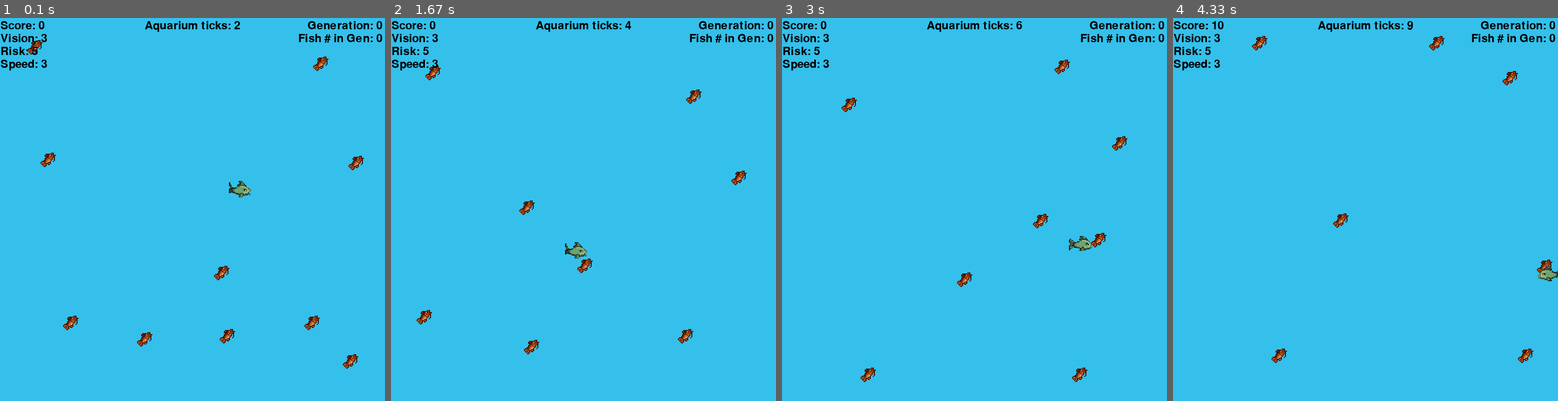
Above: before the commit, frames 1-4 (left to right).
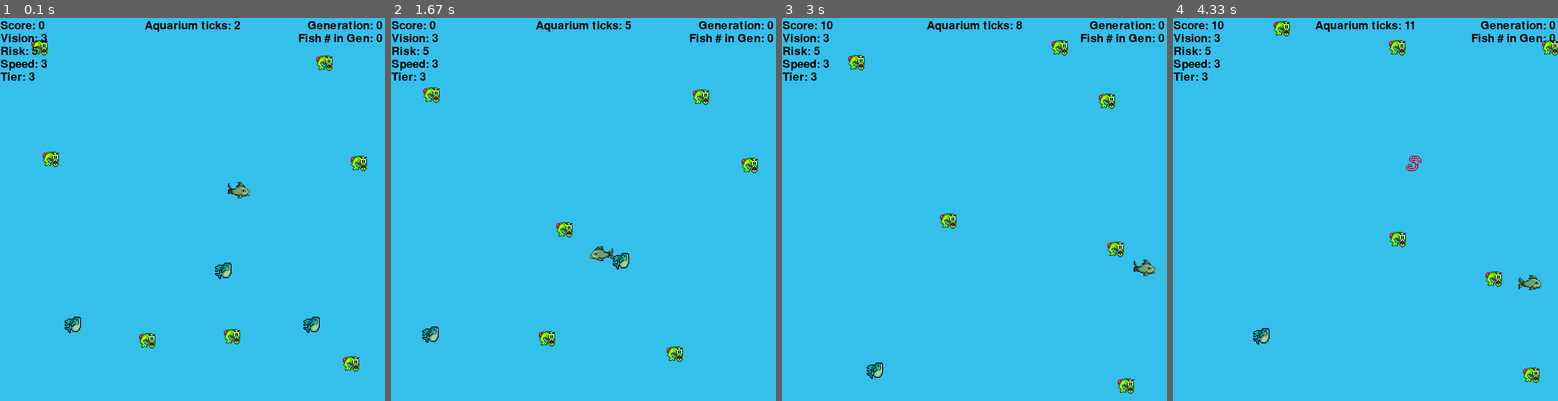
Above: after the commit, the same moments.

Repository: bwood3/B351_FinalProject
Game: pygame game, started from main.py
Same seed, same stepped clock (60 frames per second), same inputs: the game is played once before the commit and once after it.
Inputs:
- Up to frame 1 (0.1 s): no input
- Up to frame 2 (1.67 s): no input
- Up to frame 3 (3 s): no input
- Up to frame 4 (4.33 s): no input

The runs differ from the first frame. In frame 1, 1.7% of the frame differs, in the area x 0-96%, y 5-93%; in frame 2, 2.1%; in frame 3, 2.0%; in frame 4, 2.3%, in the area x 0-100%, y 0-96%.

Commit message:
pyGame with fish tiers

Diff:
--- a/PyAquarium/PyGameObject.py
+++ b/PyAquarium/PyGameObject.py
@@ -28,7 +28,7 @@
         # default direction
         self.direction = "west"
 
-    #eating clip is frame 3
+    # eating clip is at frame 3 (not yet implemented)
     def getFrame(self):
         if(self.direction == "west"):
             clip = self.westMoves[int(self.cycle%2)]
--- a/PyAquarium/PyView.py
+++ b/PyAquarium/PyView.py
@@ -28,6 +28,7 @@
         # to know last blit location of fish within this class store there memory locations in dict
         self.fishPrevLocDict = {}
         self.fishSmoothDict = {}
+        self.trainingTierCaptured = False
 
     # possible move locations on board will be a factor of cells in array/grid
     # const_dist is critical variable allowing us to print sprites in correct location
@@ -47,13 +48,15 @@
         self.OBJ_SIZE = self.HEIGHT * .067
         self.CORRECTION = self.HEIGHT * .0067
 
-        #greenEel, worm, redCarp <- move these arrays to pyGameObject
-        self.sheet1SpriteLoc = [(3.8, 5.3), (8.2, 2.6), (.9, 1.9)]
+        #greenEel (higher tier), worm (food), redCarp (lower tire), blue fish(equal tier) <- move these arrays to pyGameObject
+        self.sheet1SpriteLoc = [(3.8, 5.3), (8.2, 2.6), (.9, 1.9), (3.8, 4.4)]
         #training fish sheet
         self.westMoves = [(1,3),(1,4),(1,5)]
         self.eastMove = [(2,3),(2,4),(2,5)]
         self.trainingFish = PyFish(self.OBJ_SIZE, self.OBJ_SIZE, 'PyAquarium/Sprites/FishSheet2.png', self.fps)
-        self.npc = PyFood(self.OBJ_SIZE, self.OBJ_SIZE, 'PyAquarium/Sprites/FishSheet1.png', self.sheet1SpriteLoc[2])
+        self.npcLowerTier = PyFood(self.OBJ_SIZE, self.OBJ_SIZE, 'PyAquarium/Sprites/FishSheet1.png', self.sheet1SpriteLoc[2])
+        self.npcSameTier = PyFood(self.OBJ_SIZE, self.OBJ_SIZE, 'PyAquarium/Sprites/FishSheet1.png', self.sheet1SpriteLoc[3])
+        self.npcHigherTier = PyFood(self.OBJ_SIZE, self.OBJ_SIZE, 'PyAquarium/Sprites/FishSheet1.png', self.sheet1SpriteLoc[0])
         self.food = PyFood(self.OBJ_SIZE, self.OBJ_SIZE, 'PyAquarium/Sprites/FishSheet1.png', self.sheet1SpriteLoc[1])
 
     def setVisionView(self):
@@ -83,7 +86,16 @@
             self.grid.blit(self.trainingFish.getFrame(), targetLoc)
             self.displayFishStats(fish, fishIteration, generation)
         elif (fish.fishType == "npc"):
-            self.grid.blit(self.npc.sprite, targetLoc)
+            # lower tier
+            if(fish.initTier < self.trainingTierCaptured):
+                self.grid.blit(self.npcLowerTier.sprite, targetLoc)
+            # higher tier
+            elif(fish.initTier > self.trainingTierCaptured):
+                self.grid.blit(self.npcHigherTier.sprite, targetLoc)
+            # same tier
+            else:
+                self.grid.blit(self.npcSameTier.sprite, targetLoc)
+
         elif (fish.fishType == "food"):
             self.grid.blit(self.food.sprite, targetLoc)
 
@@ -104,6 +116,9 @@
         self.grid.blit(risk_text, (1, yStart + padding * 2))
         speed_text = self.font.render("Speed: " + str(fish.speed), 1, (0, 0, 0))
         self.grid.blit(speed_text, (1, yStart + padding * 3))
+        fishTier_text = self.font.render("Tier: " + str(fish.initTier), 1, (0, 0, 0))
+        self.grid.blit(fishTier_text, (1, yStart + padding * 4))
+
         #show generation
         gen_text = self.font.render("Generation: " + str(generation), 1, (0, 0, 0))
         self.grid.blit(gen_text, (self.WIDTH - gen_text.get_width() - yStart, yStart))
@@ -186,10 +201,15 @@
                 self.grid.fill(self.BACKGROUND_COLOR)
                 # print(aquarium)
 
+    #get tier so we know how to blit other fish
+    def getTraininingTier(self, trainingF):
+        if (not self.trainingTierCaptured):
+            self.trainingTierCaptured = trainingF.initTier
+
     #todo this logic will need to be updated with new code
     def displayMain(self):
         generation = 0
-        speedUp = .6
+        speedUp = 1
         wait = int(1000/self.fps/(1+speedUp))
         while (generation < 10):
             scores = []
@@ -215,8 +235,7 @@
                 fishes.append(i)
                 aquarium = Aquarium(20, fishes)
 
-                while aquarium.lifetime < 101 and i.status == 1:
-
+                while aquarium.lifetime < 100 and i.status == 1:
                     # update fish locations
                     aquarium.updateSim()
                     # slow down tics to viewable rate
@@ -229,6 +248,8 @@
                     # get type (fish/food) and their locations from backend
                     # this will update each tic of display
                     for fish in aquarium.fishes:
+                        # get tier so we know how to blit other fish
+                        self.getTraininingTier(fish)
                         # for each fish produce n more frames (steps) to target location
                         self.getSteps(fish, self.translateLoc(fish.loc[1], fish.loc[0]), self.fps)
 
@@ -238,12 +259,14 @@
                         pygame.display.update()
                         pygame.time.wait(1500)
                     else:
-                        # distribute added frames evenly across each fish
+                        # distribute added frames evenly across each fish (this is where we display our fish)
                         self.smoothMove(aquarium.lifetime,self.fps, wait, aquarium, fishIteration, generation)
 
                 # reset fish dictionaries for new generation
                 self.fishPrevLocDict.clear()
                 self.fishSmoothDict.clear()
+                #capture next iteration
+                self.trainingTierCaptured = False
                 i.score += aquarium.lifetime
                 scores.append(i.score)
                 if (i.score > bestScore):
